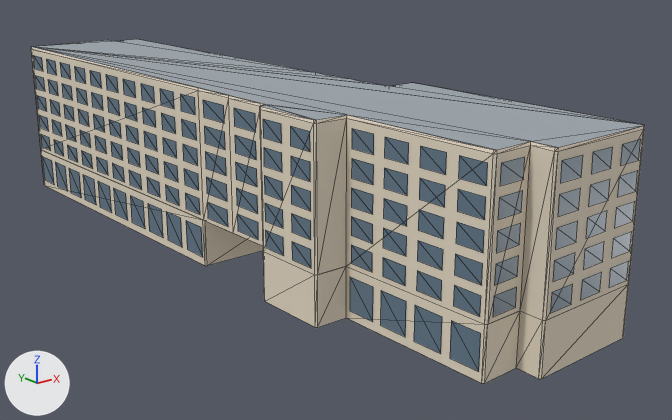
An edit to the glTF model models/dc-au-constitution-hall.glb, drawn before and after from the same camera.
Rendered twice from a 50 mm camera at (-57.9, -84.8, 36.6) aimed at (5.7, -5.3, 4.8). The lights are fixed; the arrows at lower left show +X, +Y and +Z. The first picture is the older version. Mesh edges are drawn as thin lines. Vertices at exactly the same position are counted once.

The first picture shows 'Constitution Hall'.
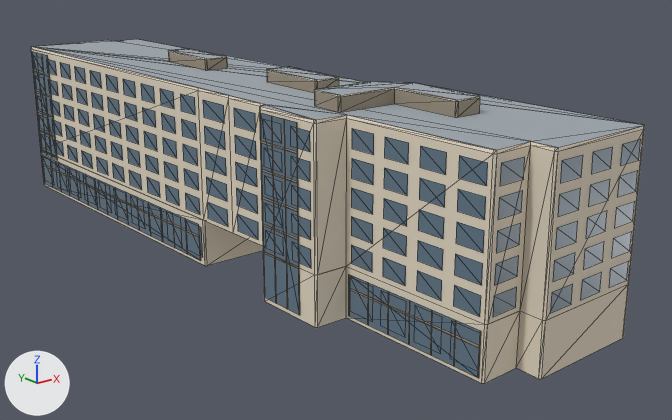
Commit message: Refine Constitution Hall

What changed in the scene script:
```text
Change me_constitution_hall:
    used by ob_constitution_hall; location = (0.0, 0.0, 0.0)
    remove me_constitution_hall.from_pydata(...)  # 1148 vertices, 709 faces; spans x -10.0..11.7, y -40.8..42.7, z 0.0..19.8
    add me_constitution_hall.from_pydata(...)  # 1423 vertices, 942 faces; spans x -10.0..11.7, y -40.8..42.7, z 0.0..21.4
    me_constitution_hall part 1
    190 vertices are added at x -10.0..4.4, y -38.0..42.1, z 0.4..21.4
    50 new vertices lie (0.0, 0.0, 4.2) away from vertices in x -10.0..-5.3, y -38.0..42.0, z 0.4
    16 new vertices lie (0.0, 0.0, -1.2) away from vertices in x -2.1..2.0, y -10.7..18.0, z 21.0
    13 new vertices lie (0.0, 0.0, -1.4) away from vertices in x -5.4..4.4, y -27.9..-15.8, z 21.2
    6 new vertices lie (0.0, 0.0, 14.4) away from vertices in x -10.0..-9.9, y 36.7..42.0, z 4.8
    58 new faces join them, mat_trim (pale yellow #fff0de)
    23 new faces join them, mat_roof (grey #9ea8af)
    8 new faces join them, mat_window (blue #647a8b)
    144 new faces join them, mat_taupe_metal (brown #9a8f7d)
```

Pixel boxes [x1, y1, x2, y2] of what changed, in the pictures (672 x 420 px):
part 1 of me_constitution_hall, added: after [31, 49, 481, 378]
